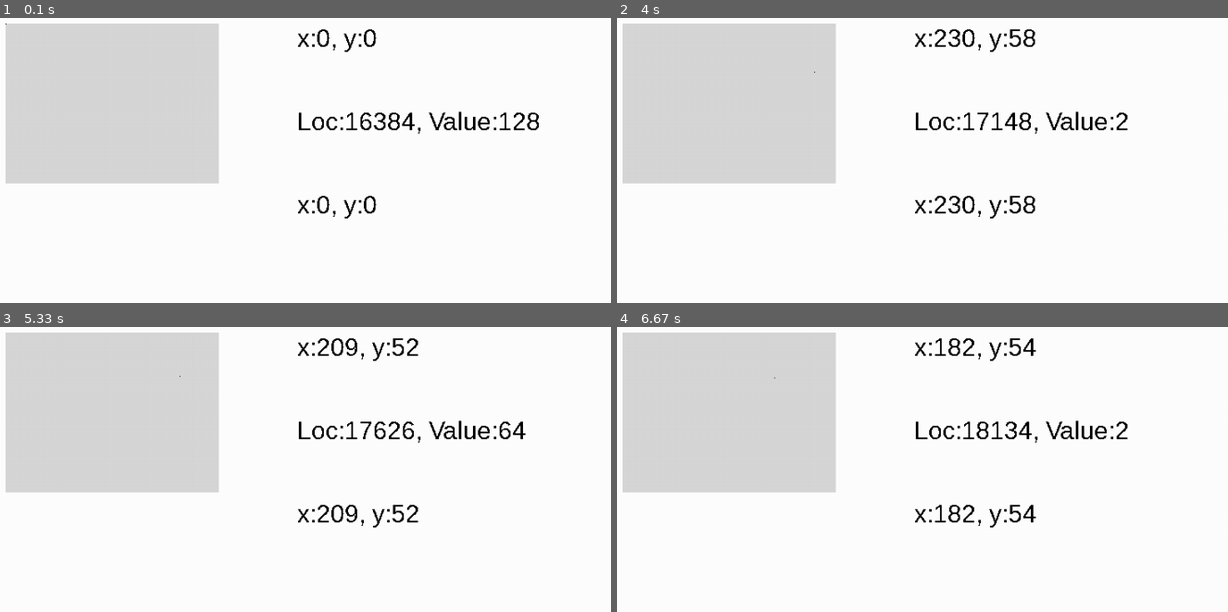
Above: before the commit, frames 1-4 (two rows, left to right).
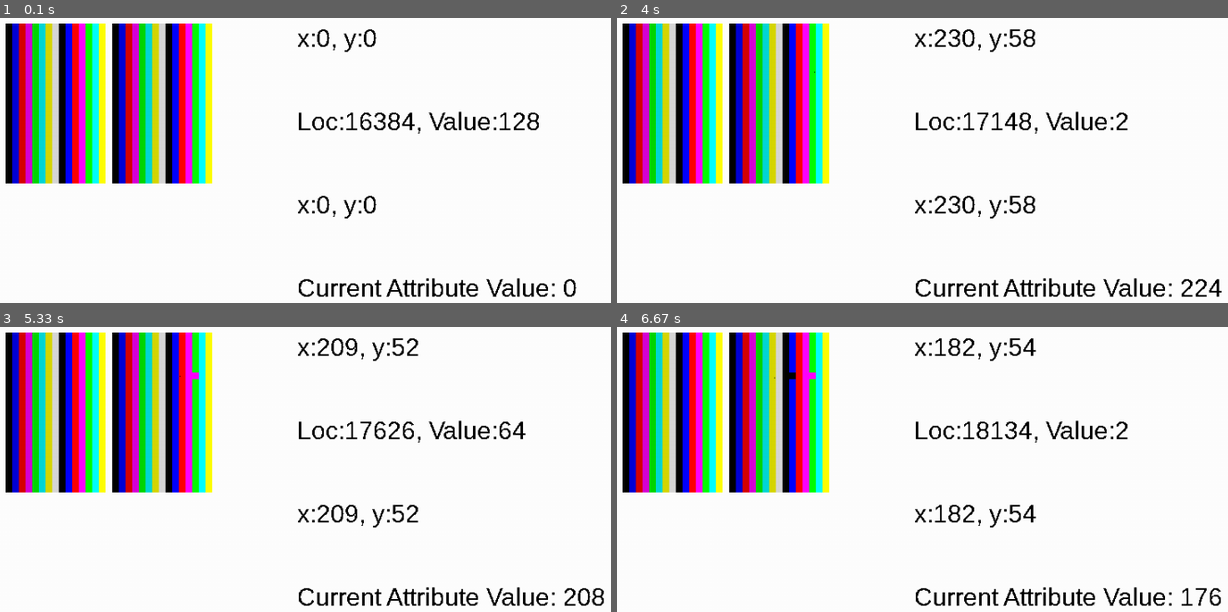
Above: after the commit, the same moments.

Repository: wallermatt/z80
Game: pygame game, started from pygame1.py
Same seed, same stepped clock (60 frames per second), same inputs: the game is played once before the commit and once after it.
Inputs:
- Up to frame 1 (0.1 s): no input
- Up to frame 2 (4 s): hold A 0.33-0.8 s; hold Right 0.33-0.8 s; hold Q 0.83-1.3 s; hold Right 0.83-1.3 s; hold Right 1.33-1.8 s; tap K at 2.17, 3.72 s; hold Right 2.5-2.97 s; hold Left 3-3.53 s; tap A at 3.15 s; hold Down 3.57-3.87 s; hold Left from 3.9 s (still down)
- Up to frame 3 (5.33 s): release Left at 4.3 s; hold Up 4.33-4.7 s; tap A at 4.48 s; hold Right from 4.73 s (still down); tap K at 4.88 s
- Up to frame 4 (6.67 s): release Right at 5.37 s; hold Down 5.4-5.77 s; hold Left 5.8-6.27 s; tap A at 5.95 s; hold Right from 6.3 s (still down); tap K at 6.45 s

The runs differ from the first frame. In frame 1, 20% of the frame differs, in the area x 0-95%, y 1-99%; in frame 2, 20%; in frame 3, 20%, in the area x 0-99%, y 1-99%; in frame 4, 20%.

Commit message:
colours!

Diff:
--- a/pygame1.py
+++ b/pygame1.py
@@ -12,6 +12,8 @@
     K_ESCAPE,
     K_m,
     K_k,
+    K_q,
+    K_a,
     KEYDOWN,
     QUIT,
 )
@@ -28,6 +30,74 @@
 
 pygame.font.init()
 myfont = pygame.font.SysFont('Arial', 30)
+
+COLOURS = {
+    0: {0: "#000000", 1: "#000000"},
+    1: {0: "#0000D7", 1: "#0000FF"},
+    2: {0: "#D70000", 1: "#FF0000"},
+    3: {0: "#D700D7", 1: "#FF00FF"},
+    4: {0: "#00D700", 1: "#00FF00"},
+    5: {0: "#00D7D7", 1: "#00FFFF"},
+    6: {0: "#D7D700", 1: "#FFFF00"},
+    7: {0: "#D7D7D7", 1: "#FFFFFF"},
+}
+
+SCR_ATTRIBUTES = [[8 * i for i in range(32)] for _ in range(24)]
+
+
+def get_screen_attributes(value):
+    flash = value // 128
+    flash_offset = value % 128
+    bright = flash_offset // 64
+    bright_offset = flash_offset % 64
+    paper = bright_offset // 8
+    ink = bright_offset % 8
+    paper_colour = COLOURS[paper][bright]
+    ink_colour = COLOURS[ink][bright]
+    return flash, paper_colour, ink_colour
+
+
+def get_grid_from_coords(x, y):
+    x -= SPEC_SCREEN_LEFT
+    y -= SPEC_SCREEN_TOP
+    grid_x = x // 8
+    grid_y = y // 8
+    return grid_x, grid_y
+
+
+def get_coords_from_grid(grid_x, grid_y):
+    x = grid_x * 8 + SPEC_SCREEN_LEFT
+    y = grid_y * 8 + SPEC_SCREEN_TOP
+    return x, y
+
+
+def set_screen_paper():
+    for grid_y, row in enumerate(SCR_ATTRIBUTES):
+        for grid_x, attribute in enumerate(row):
+            _, paper_colour, _ = get_screen_attributes(attribute)
+            x,y = get_coords_from_grid(grid_x, grid_y)
+            pygame.draw.rect(screen, (paper_colour), (x, y, 8, 8), 0)
+
+
+def get_current_attribute_value(x, y):
+    grid_x, grid_y = get_grid_from_coords(x, y)
+    attribute_value = SCR_ATTRIBUTES[grid_y][grid_x]
+    return attribute_value
+
+
+def manaual_attribute_update(pressed_keys, player):
+    current_attribute_value = get_current_attribute_value(player.rect.left, player.rect.top)
+    if pressed_keys[K_q]:
+        current_attribute_value += 1
+    elif pressed_keys[K_a]:
+        current_attribute_value -= 1
+    if current_attribute_value < 0:
+        current_attribute_value = 0
+    elif current_attribute_value > 255:
+        current_attribute_value = 255
+    grid_x, grid_y = get_grid_from_coords(player.rect.left, player.rect.top)
+    SCR_ATTRIBUTES[grid_y][grid_x] = current_attribute_value
+
 
 class Player(pygame.sprite.Sprite):
     def __init__(self):
@@ -143,11 +213,18 @@
         pressed_keys = pygame.key.get_pressed()
         player.update(pressed_keys)
 
+        manaual_attribute_update(pressed_keys, player)
+
     # Fill the background with white
 
     screen.fill((255, 255, 255))
-    surf.fill((215, 215, 215))
+
+    #surf.fill((215, 215, 215))
+
     screen.blit(surf, ((50, 50)))
+    set_screen_paper()
+
+    #pygame.draw.rect(screen, ("#000000"), (90, 90, 8, 8), 0)
 
     screen.blit(player.surf, player.rect)
 
@@ -161,6 +238,9 @@
     textsurface3 = myfont.render("x:{}, y:{}".format(str(player.x_coord), str(player.y_coord)), False, (0, 0, 0))
     screen.blit(textsurface3,(400,250))
 
+    current_attribute_value = get_current_attribute_value(player.rect.left, player.rect.top)
+    textsurface4 = myfont.render("Current Attribute Value: {}".format(str(current_attribute_value)), False, (0, 0, 0))
+    screen.blit(textsurface4,(400,350))
     #surf.fill((215, 215, 215))
 
 
